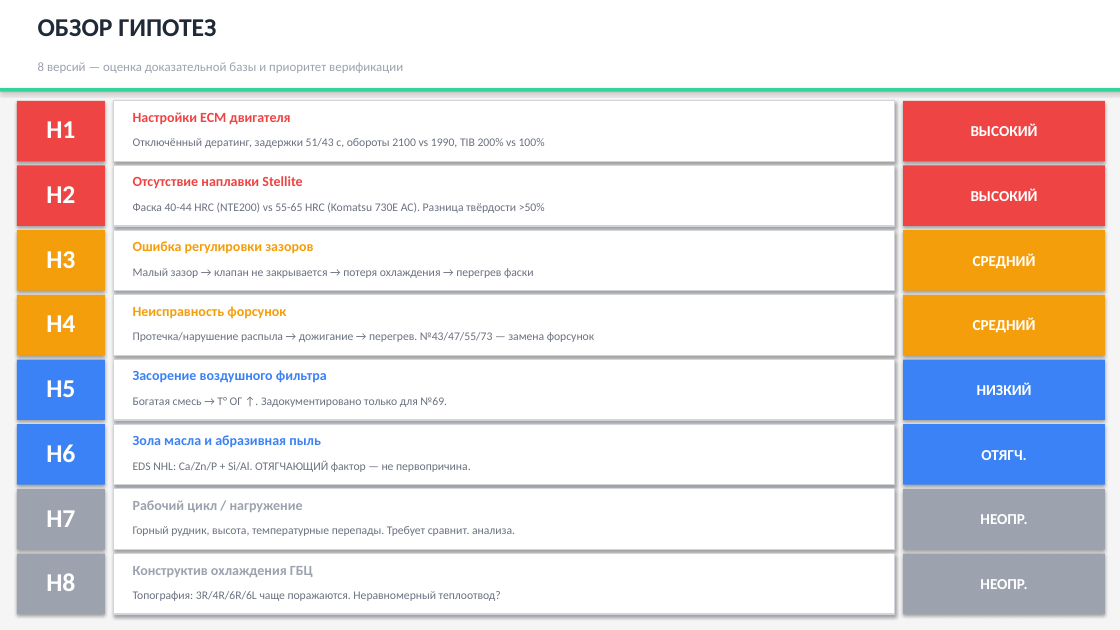
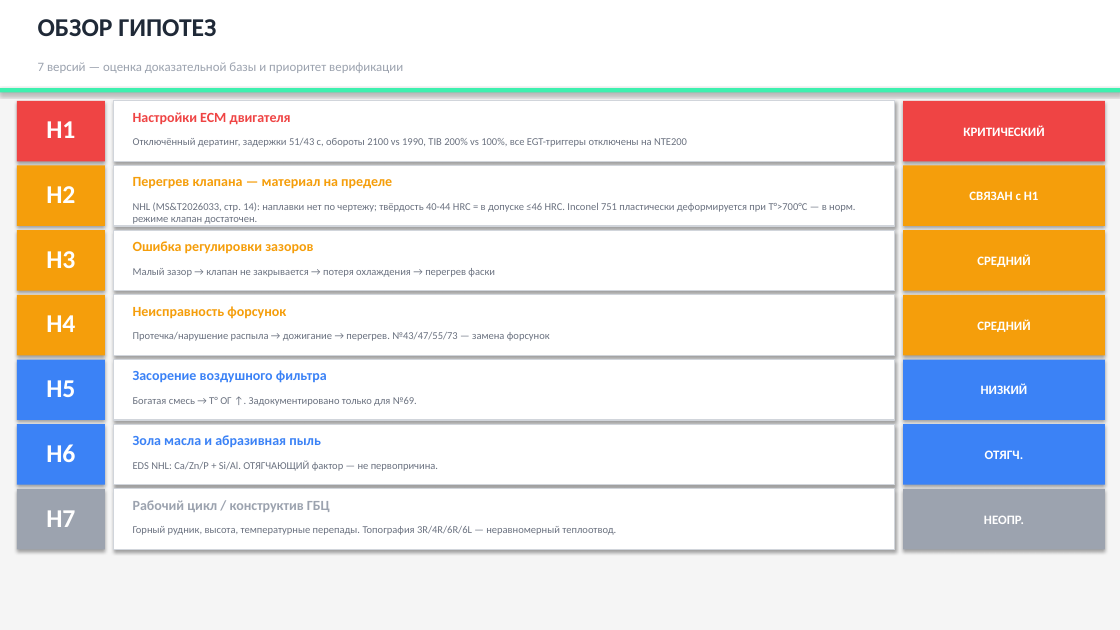
Before and after one commit to victorekuznetsov/NTE200, a slide deck: slide 10 of Презентация_анализ_клапанов_QSK50_NTE200.pptx (slide 9 before the commit). Drawn at 1120x630 pixels with LibreOffice and Linux fonts; fonts in the diff are those of the drawing. Boxes give left, top, right and bottom in pixels: in the first picture for what was removed or moved away, otherwise in the second. Text is boxed around its words. In the diff, an @@ line names an element or a change of style, - is before the commit and + after.

```diff
--- a/Презентация_анализ_клапанов_QSK50_NTE200.pptx
+++ b/Презентация_анализ_клапанов_QSK50_NTE200.pptx
@@ rectangle at box(0, 88, 1120, 92): fill #34D399 to #3EF0AF @@
@@ text at box(38, 62, 403, 73): text changed @@
-8 версий — оценка доказательной базы и приоритет верификации
+7 версий — оценка доказательной базы и приоритет верификации
@@ text at box(133, 138, 687, 147): text changed; size 10 to 9 pt @@
-Отключённый дератинг, задержки 51/43 с, обороты 2100 vs 1990, TIB 200% vs 100%
+Отключённый дератинг, задержки 51/43 с, обороты 2100 vs 1990, TIB 200% vs 100%, все EGT-триггеры отключены на NTE200
@@ text at box(963, 125, 1044, 136): text changed; size 13 to 11 pt @@
-ВЫСОКИЙ
+КРИТИЧЕСКИЙ
@@ rectangle at box(17, 166, 105, 226): fill #EF4444 to #F59E0B @@
@@ text at box(133, 177, 392, 189): text changed; text colour #EF4444 to #F59E0B @@
-Отсутствие наплавки Stellite
+Перегрев клапана — материал на пределе
@@ rectangle at box(903, 166, 1105, 226): fill #EF4444 to #F59E0B @@
@@ text at box(133, 202, 855, 226): text changed; size 10 to 9 pt @@
-Фаска 40-44 HRC (NTE200) vs 55-65 HRC (Komatsu 730E AC). Разница твёрдости >50%
+NHL (MS&T2026033, стр. 14): наплавки нет по чертежу; твёрдость 40-44 HRC = в допуске ≤46 HRC. Inconel 751 пластически деформируется при T°>700°C — в норм. режиме клапан достаточен.
@@ text at box(969, 191, 1039, 200): text changed; size 13 to 11 pt @@
-ВЫСОКИЙ
+СВЯЗАН с H1
@@ size 10 to 9 pt in 4 elements at box(133, 268, 495, 277), box(133, 332, 550, 341), box(133, 397, 417, 406), box(133, 460, 438, 471) @@
@@ text at box(133, 500, 330, 512): text changed @@
-Рабочий цикл / нагружение
+Рабочий цикл / конструктив ГБЦ
@@ size 13 to 11 pt in 5 elements at box(977, 254, 1030, 267), box(977, 319, 1030, 332), box(981, 384, 1028, 394), box(985, 450, 1023, 459), box(984, 516, 1024, 524) @@
@@ text at box(133, 526, 616, 535): text changed; size 10 to 9 pt @@
-Горный рудник, высота, температурные перепады. Требует сравнит. анализа.
+Горный рудник, высота, температурные перепады. Топография 3R/4R/6R/6L — неравномерный теплоотвод.
@@ rectangle removed at box(17, 554, 105, 614) @@
@@ rectangle removed at box(113, 554, 895, 614) @@
@@ text removed at box(133, 566, 313, 577) @@
-Конструктив охлаждения ГБЦ
@@ rectangle removed at box(903, 554, 1105, 614) @@
@@ text removed at box(46, 573, 75, 591) @@
-H8
@@ text removed at box(133, 591, 501, 601) @@
-Топография: 3R/4R/6R/6L чаще поражаются. Неравномерный теплоотвод?
@@ text removed at box(980, 579, 1027, 589) @@
-НЕОПР.
```
Also in this commit, not shown: 18 other slides changed, 4 slides added, 1 slide removed, 3 other files.
